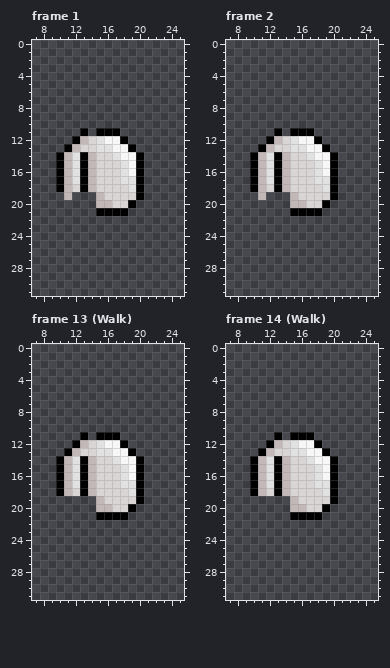
A pixel-art file gets an edit: Assets/Sprites/basichuman Blink anim.aseprite. Above is the file before it was changed.
32x32 pixels, 26 frames. Shown: frame 1: x 7..25, y 0..31; frame 2: x 7..25, y 0..31; frame 13 (Walk): x 7..25, y 0..31; frame 14 (Walk): x 7..25, y 0..31. The commit also changed other frames, which this record leaves out.
Now the later version:
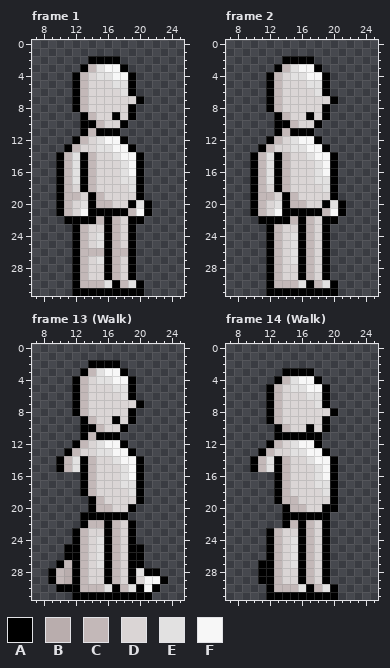
Palette (. is transparent): A #000000  B #b9adad  C #c3b8b8  D #dad5d5  E #e2e1e1  F #f7f7f7
Difference:
layer "MainBody" now shown
layer "ShirtLong" now hidden
layer "Pants" now shown
layer "Shoes" now shown
Changed rows in their new state; - is an unchanged pixel.
Frame 1, layers "Shoes", "Pants", "MainBody":
first column x 12:
 2 --AAAA---
 3 -ACEFFA--
 4 ACDEEFFA-
 5 ACDDDEEA-
 6 ACDDDDEA-
 7 ACDDDDDDA
 8 ACDDDDDA-
 9 -ACDDADA-
10 -AACDDA--
11 --C------
first column x 10:
19 A-CDA-------
20 ACDEA-----EA
21 ACDFA----CFA
22 -AAAACACDAA-
23 --ACDDACDA--
24 --ACDEACDA--
25 --ACDEACDA--
26 --ACCCACCA--
27 --ACDEACDA--
28 --ACDDACDA--
29 --ACDDACDA--
30 --ACCCEACEA-
31 --AAAAAAAAA-
Frame 2, layers "Shoes", "Pants", "MainBody":
first column x 12:
 2 --AAAA---
 3 -ACEFFA--
 4 ACDEEFFA-
 5 ACDDDEEA-
 6 ACDDDDEA-
 7 ACDDDDDDA
 8 ACDDDDDA-
 9 -ACDDADA-
10 -AACDDA--
11 --C------
first column x 10:
19 A-CDA-------
20 ACDEA-----EA
21 ACDFA----CFA
22 -AAAACACDAA-
23 --ACDDACDA--
24 --ACDEACDA--
25 --ACDEACDA--
26 --ACDEACDA--
27 --ACDEACDA--
28 --ACDDACDA--
29 --ACDDACDA--
30 --ACCCEACEA-
31 --AAAAAAAAA-
Frame 13 (Walk):
first column x 12:
 2 --AAAA---
 3 -ACEFFA--
 4 ACDEEFFA-
 5 ACDDDEEA-
 6 ACDDDDEA-
 7 ACDDDDDDA
 8 ACDDDDDA-
 9 -ACDDADA-
10 -AACDDA--
11 --C------
first column x 9:
16 -...-----------
17 -...-----------
18 -...-----------
19 -----A---------
20 -----A---------
21 ----AA---------
22 ----ACCACDA----
23 ---ACDDACDA----
24 ---ACDEACDA----
25 --AACDEACDAA---
26 --AACDEACDAA---
27 -ACACDEACDAA---
28 ACBACDDACDAEAA-
29 ACBACDDACDADFFA
30 -AAACCCEACEAFA-
31 ---AAAAAAAAAA--
Frame 14 (Walk):
first column x 12:
 3 --AAAA---
 4 -ACEFFA--
 5 ACDEEFFA-
 6 ACDDDEEA-
 7 ACDDDDEA-
 8 ACDDDDDDA
 9 ACDDDDDA-
10 -ACDDADA-
11 --A---A--
first column x 10:
16 ...--------
17 ...--------
18 ...--------
19 ---AC------
20 ----A-----A
21 ----A----A-
22 ----ACACDA-
23 --ACDDACDA-
24 --ACDEACDA-
25 --ACDEACDA-
26 --ACDEACDA-
27 -AACDEACDA-
28 -AACDDACDA-
29 -AACDDACDA-
30 --ACCCEACEA
31 --AAAAAAAAA
